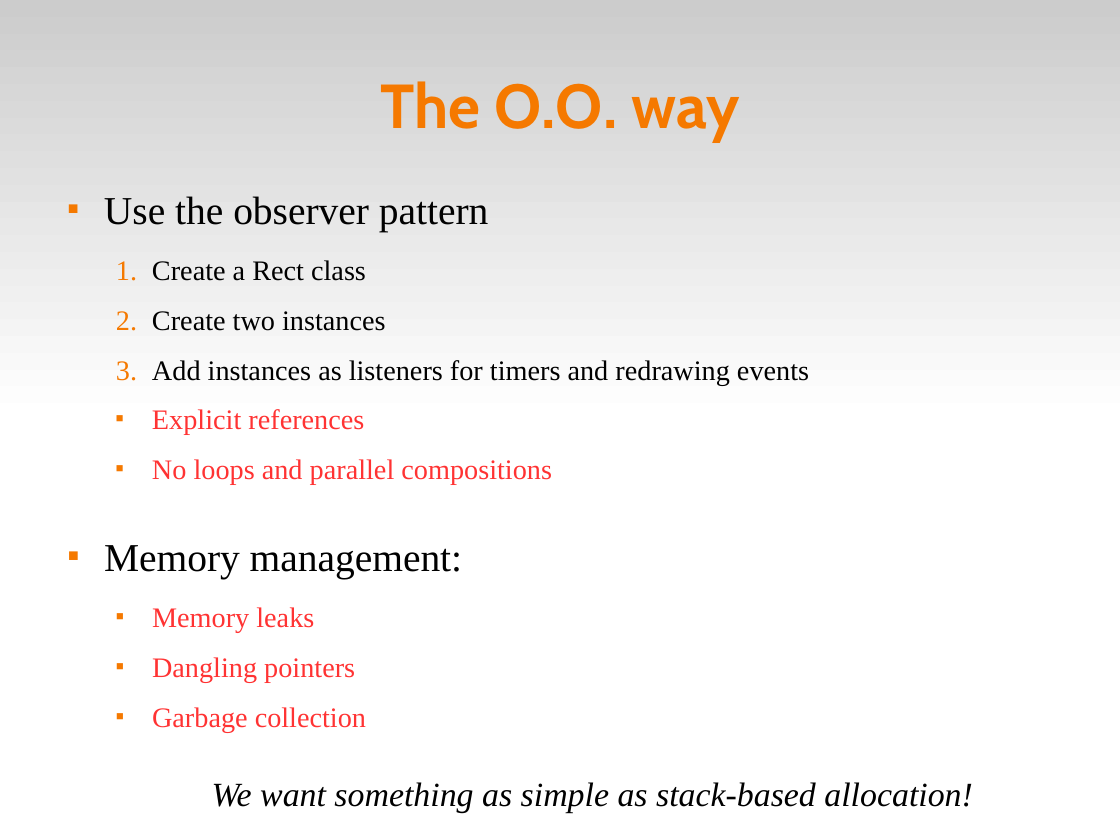
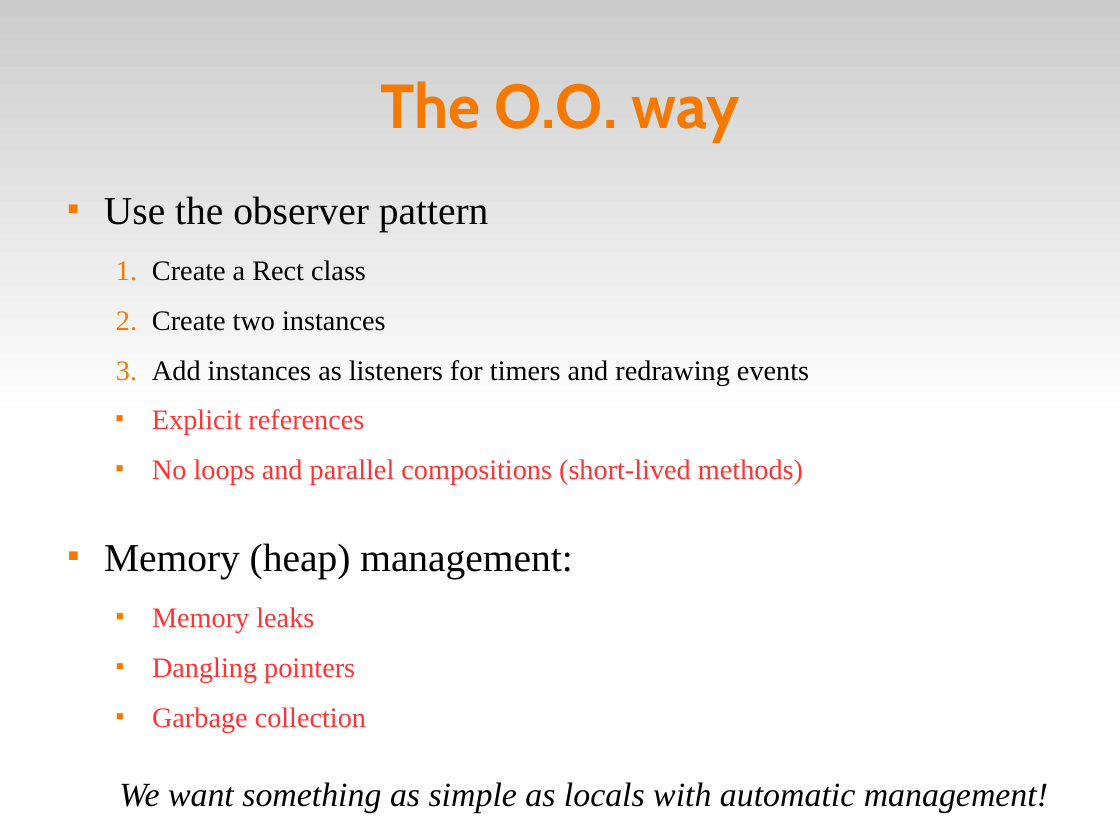
Before and after one commit to fsantanna-no/ceu-docs, a slide deck: slide 8 of ceu_stl.odp (slide 10 before the commit). Drawn at 1120x840 pixels with LibreOffice and Linux fonts; fonts in the diff are those of the drawing. Boxes give left, top, right and bottom in pixels: in the first picture for what was removed or moved away, otherwise in the second. Text is boxed around its words. In the diff, an @@ line names an element or a change of style, - is before the commit and + after.

```diff
--- a/ceu_stl.odp
+++ b/ceu_stl.odp
@@ text at bbox=[152, 459, 803, 485]: text changed @@
-  ■ No loops and parallel compositions
+  ■ No loops and parallel compositions (short-lived methods)
@@ text at bbox=[104, 543, 572, 579]: text changed @@
-■ Memory management:
+■ Memory (heap) management:
@@ text at bbox=[119, 782, 1048, 813]: text changed @@
-We want something as simple as stack-based allocation!
+We want something as simple as locals with automatic management!
```
Also in this commit, not shown: 19 other slides changed, 2 slides added, 1 slide removed, 6 other files.
